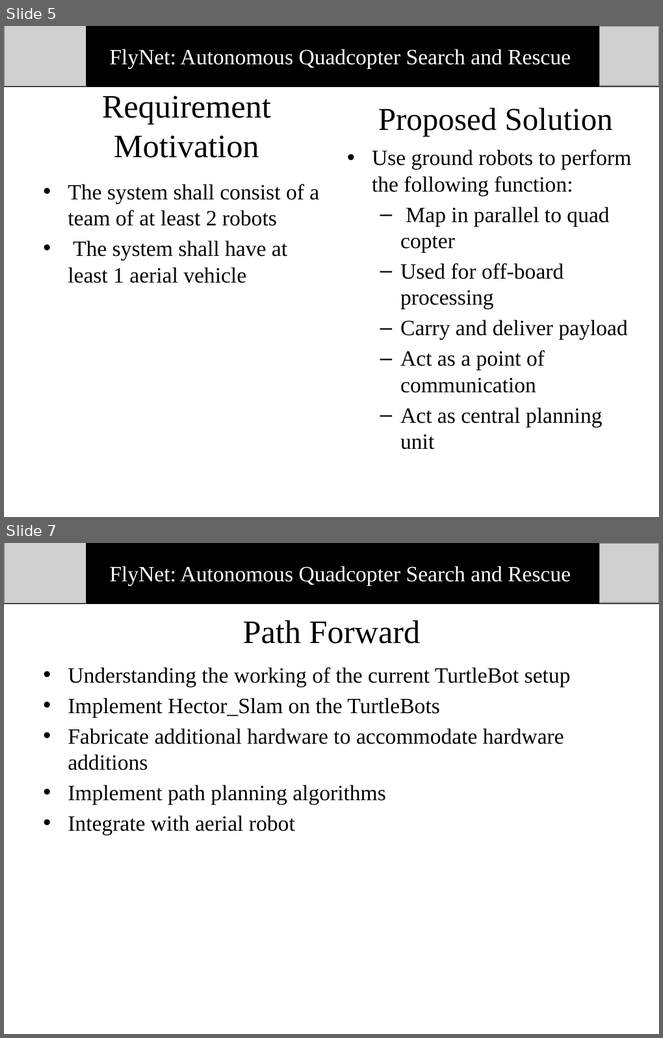
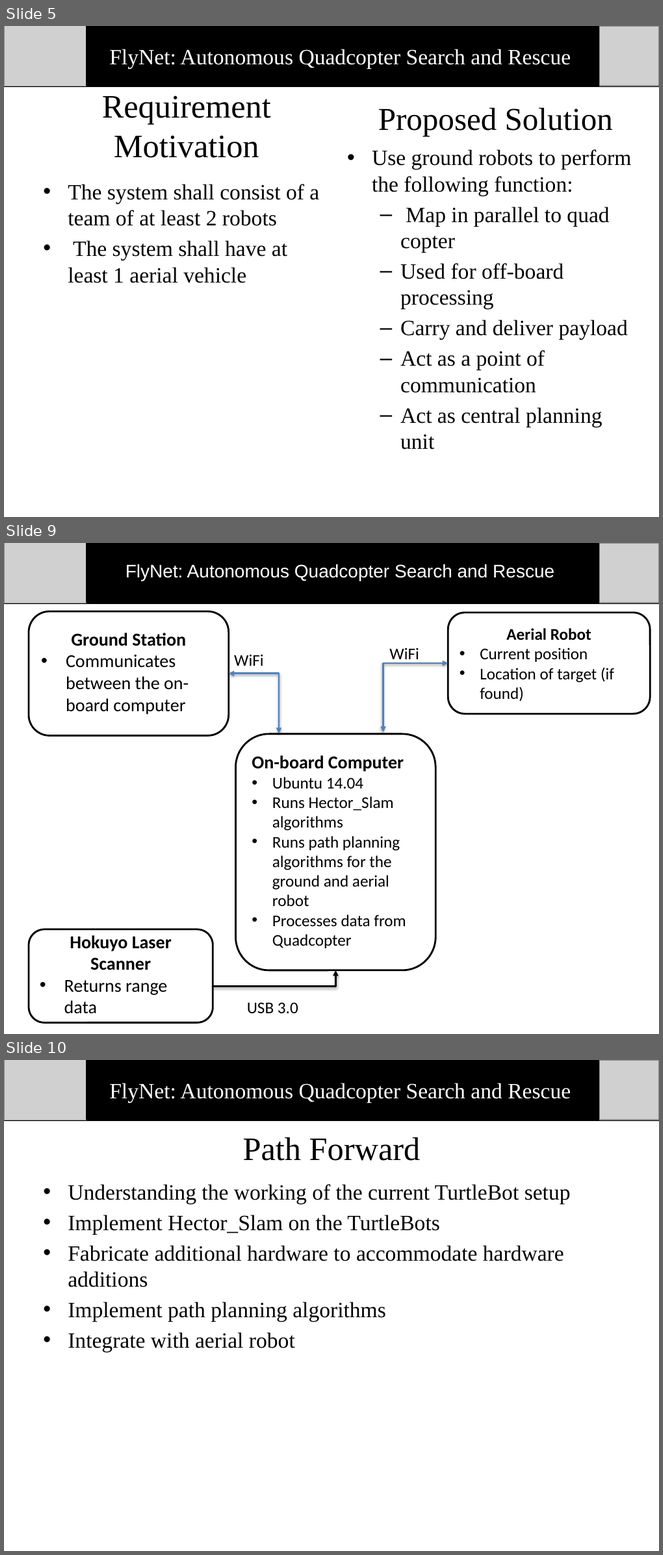
Before and after one commit to dtbinh/FlyNet, a slide deck: Presentations/CDR_Fall_2015/Individual_Slides/Prashant/Final_Presentation.pptx. Shown one above the other, each under a label of ours: slides 5 and 7 before the commit, slides 5, 9 and 10 after it; the slides between them are not shown. The pictures are 663x1038 and 663x1555 pixels, drawn with LibreOffice and Linux fonts; fonts in the diff are those of the drawing; grey boxes stand for pictures. Boxes give left, top, right and bottom in pixels: in the first picture for what was removed or moved away, otherwise in the second. Text is boxed around its words. In the diff, an @@ line names an element or a change of style, - is before the commit and + after.

```diff
--- a/Presentations/CDR_Fall_2015/Individual_Slides/Prashant/Final_Presentation.pptx
+++ b/Presentations/CDR_Fall_2015/Individual_Slides/Prashant/Final_Presentation.pptx
@@ slide 9 added at (x1=4, y1=543, x2=659, y2=1034), background #FFFFFF @@
@@ group added at (x1=4, y1=543, x2=659, y2=603): 2 pictures, 1 line, 1 rectangle, 1 text @@
+FlyNet: Autonomous Quadcopter Search and Rescue
@@ rounded rectangle added at (x1=29, y1=611, x2=229, y2=735), fill #FFFFFF, outline #000000 2 pt, 20 pt, text #000000 @@
+Ground Station
+• Communicates between the on-board computer
@@ rounded rectangle added at (x1=448, y1=613, x2=650, y2=714), fill #FFFFFF, outline #000000 2 pt, 18 pt, text #000000 @@
+Aerial Robot
+• Current position
+• Location of target (if found)
@@ text added at (x1=234, y1=654, x2=263, y2=666), 18 pt, text #000000 @@
+WiFi
@@ text added at (x1=389, y1=648, x2=419, y2=664), 18 pt, text #000000 @@
+WiFi
@@ elbow double arrow added from (229, 674) to (279, 733), #4F81BD 2 pt @@
@@ elbow double arrow added from (448, 663) to (384, 732), #4F81BD 2 pt @@
@@ rounded rectangle added at (x1=236, y1=734, x2=436, y2=971), fill #FFFFFF, outline #000000 2 pt, 18 pt, text #000000 @@
+On-board Computer
+• Ubuntu 14.04
+• Runs Hector_Slam algorithms
+• Runs path planning algorithms for the ground and aerial robot
+• Processes data from Quadcopter
@@ rounded rectangle added at (x1=29, y1=930, x2=213, y2=1023), fill #FFFFFF, outline #000000 2 pt, 20 pt, text #000000, bold @@
+Hokuyo Laser Scanner
+• Returns range data
@@ elbow arrow added from (213, 986) to (336, 971), #000000 2 pt @@
@@ text added at (x1=247, y1=1003, x2=298, y2=1014), 18 pt, text #000000 @@
+USB 3.0
@@ what was slide 7 is now slide 10 @@
```
Also in this commit, not shown: 1 slide changed, 2 other slides added.
